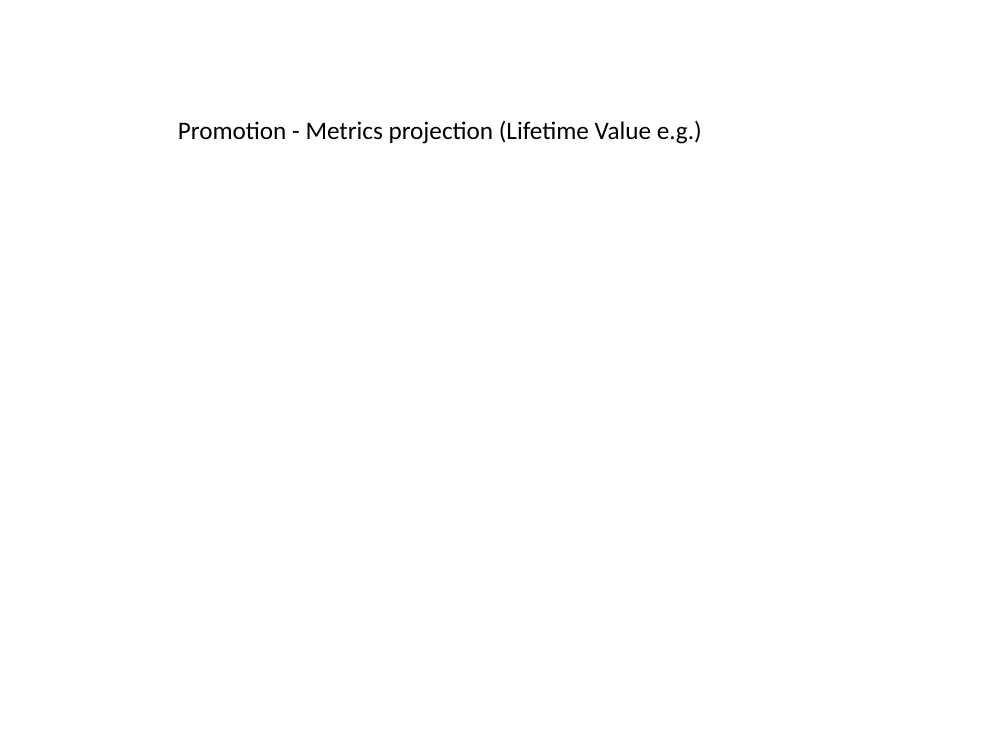
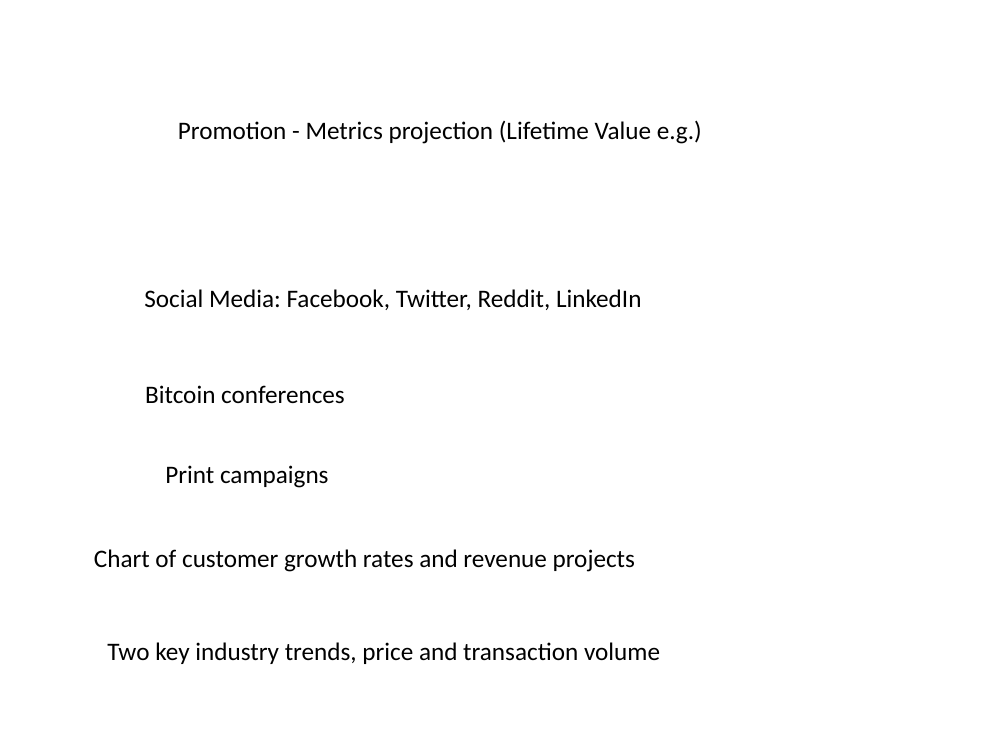
Before and after one commit to JamesLeB/Business, a slide deck: slide 10 of TODO/2-Monday/Presentation1.pptx. Drawn at 1008x756 pixels with LibreOffice and Linux fonts; fonts in the diff are those of the drawing. Boxes give left, top, right and bottom in pixels: in the first picture for what was removed or moved away, otherwise in the second. Text is boxed around its words. In the diff, an @@ line names an element or a change of style, - is before the commit and + after.

```diff
--- a/TODO/2-Monday/Presentation1.pptx
+++ b/TODO/2-Monday/Presentation1.pptx
@@ text added at box(144, 289, 642, 310), 18 pt, text #000000 @@
+Social Media: Facebook, Twitter, Reddit, LinkedIn
@@ text added at box(145, 385, 345, 404), 18 pt, text #000000 @@
+Bitcoin conferences
@@ text added at box(165, 465, 329, 488), 18 pt, text #000000 @@
+Print campaigns
@@ text added at box(94, 549, 635, 572), 18 pt, text #000000 @@
+Chart of customer growth rates and revenue projects
@@ text added at box(107, 642, 660, 664), 18 pt, text #000000 @@
+Two key industry trends, price and transaction volume
```
Also in this commit, not shown: 13 other slides changed, 1 slide added, 1 slide removed, 2 other files.
